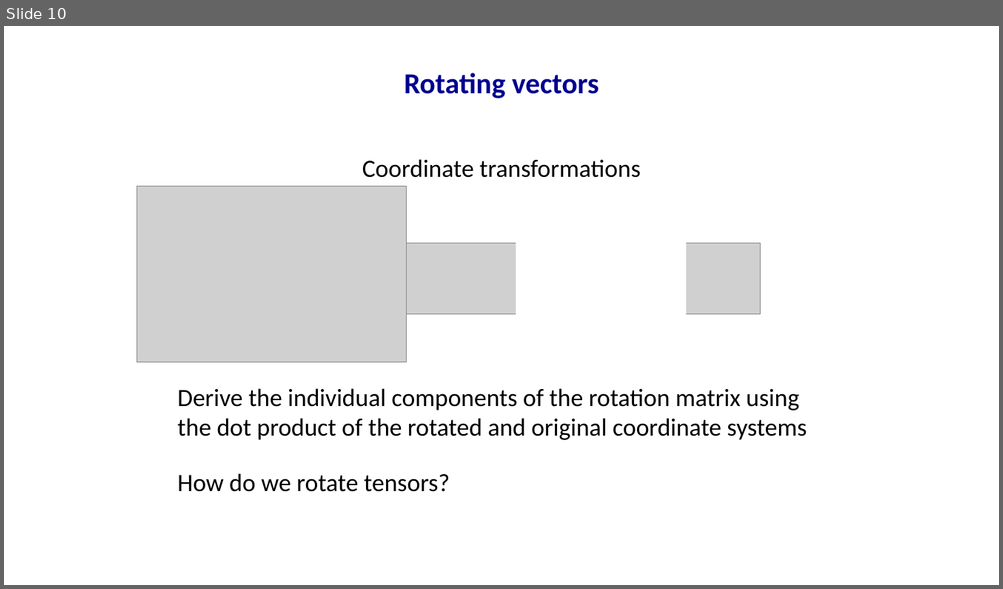
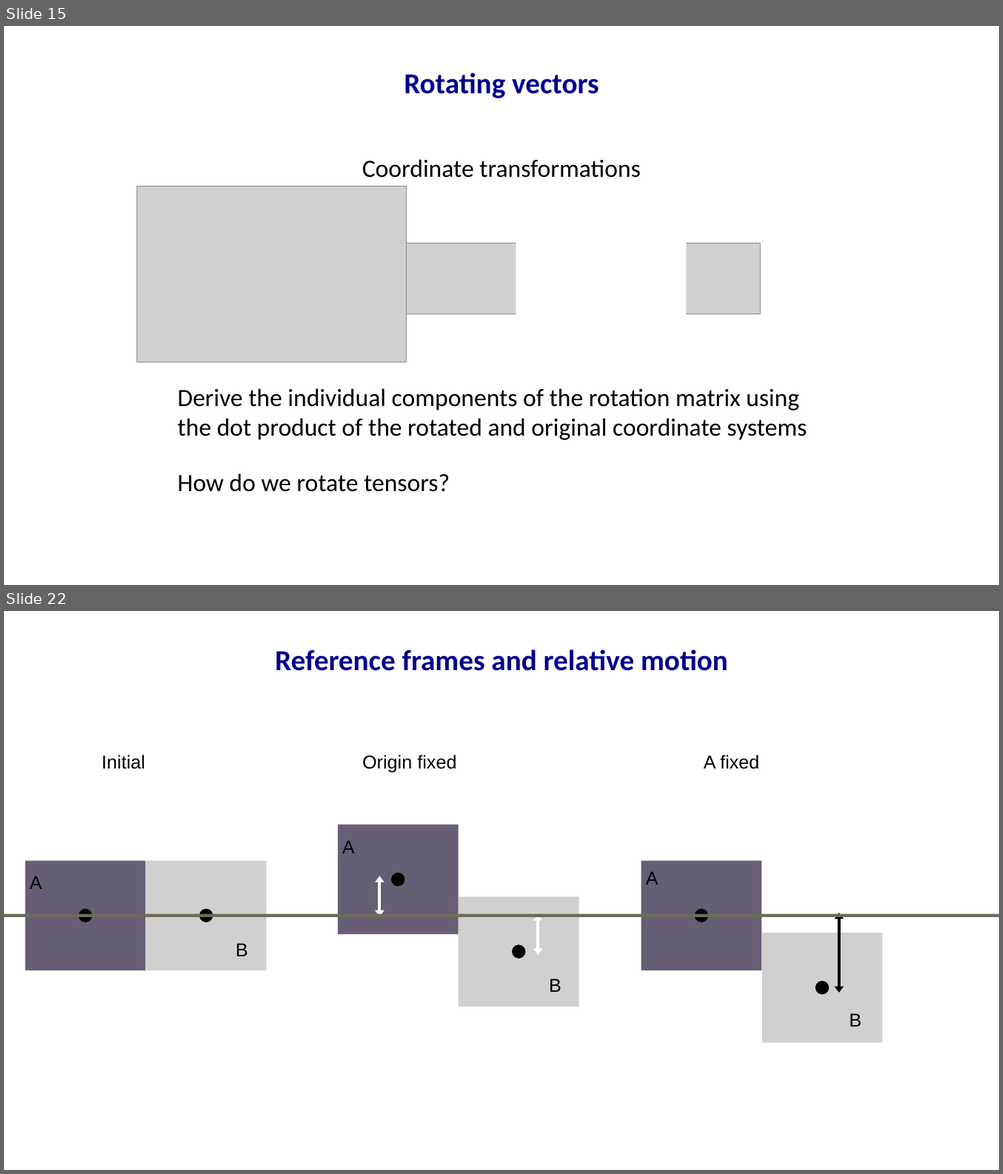
Before and after one commit to mallickrishg/solidmech_course, a slide deck: week1/week1_vectorcalculus.pptx. Shown one above the other, each under a label of ours: slide 10 before the commit, slides 15 and 22 after it; the slides between them are not shown. The pictures are 1003x589 and 1003x1174 pixels, drawn with LibreOffice and Linux fonts; fonts in the diff are those of the drawing; grey boxes stand for pictures. Boxes give left, top, right and bottom in pixels: in the first picture for what was removed or moved away, otherwise in the second. Text is boxed around its words. In the diff, an @@ line names an element or a change of style, - is before the commit and + after.

```diff
--- a/week1/week1_vectorcalculus.pptx
+++ b/week1/week1_vectorcalculus.pptx
@@ slide 22 added at (4, 611, 999, 1170), background #FFFFFF @@
@@ text added at (275, 649, 728, 671), 28 pt, text #000090, bold @@
+Reference frames and relative motion
@@ text added at (102, 755, 145, 769), 18 pt, text #000000 @@
+Initial
@@ text added at (30, 876, 42, 889), 18 pt, text #000000 @@
+A
@@ line added from (4, 916) to (999, 916), #6F6A5A 3 pt @@
@@ group added at (25, 861, 266, 971): 2 ellipses, 1 rectangle, 1 picture, 1 line @@
@@ text added at (236, 943, 248, 957), 18 pt, text #000000 @@
+B
@@ group added at (338, 755, 578, 1006): 3 texts, 2 ellipses, 2 double arrows, 1 rectangle, 1 picture @@
+Origin fixed
+A
+B
@@ group added at (641, 755, 882, 1043): 3 texts, 2 ellipses, 1 rectangle, 1 picture, 1 double arrow @@
+A fixed
+A
+B
@@ what was slide 10 is now slide 15 @@
```
Also in this commit, not shown: 7 slides changed, 14 other slides added, 24 other files.
